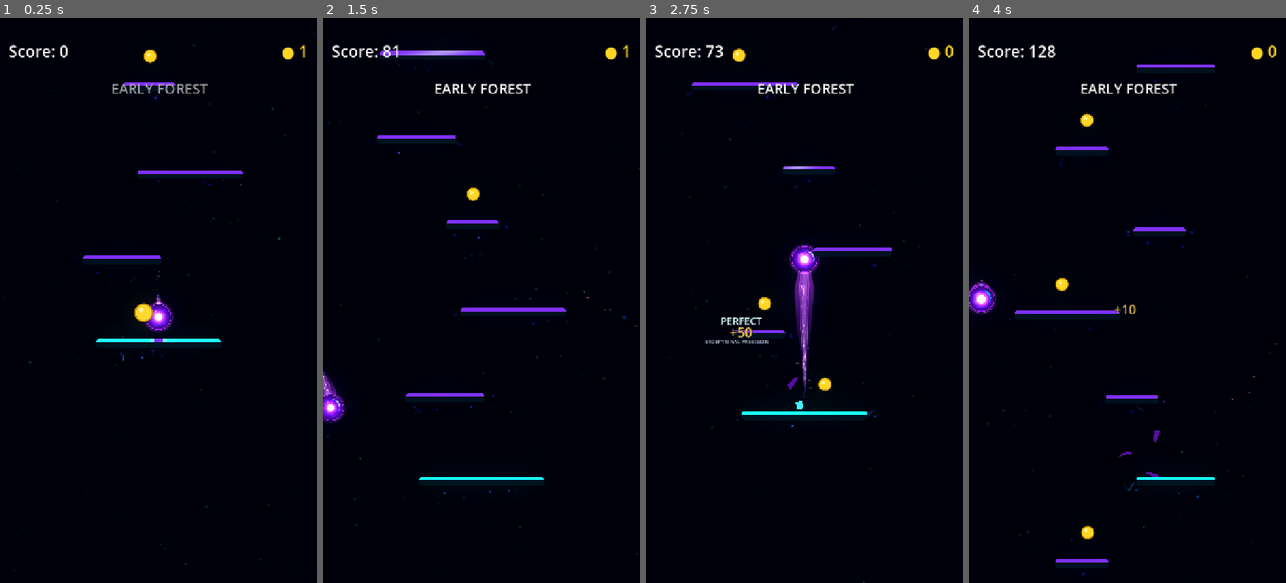
Above: before the commit, frames 1-4 (left to right).
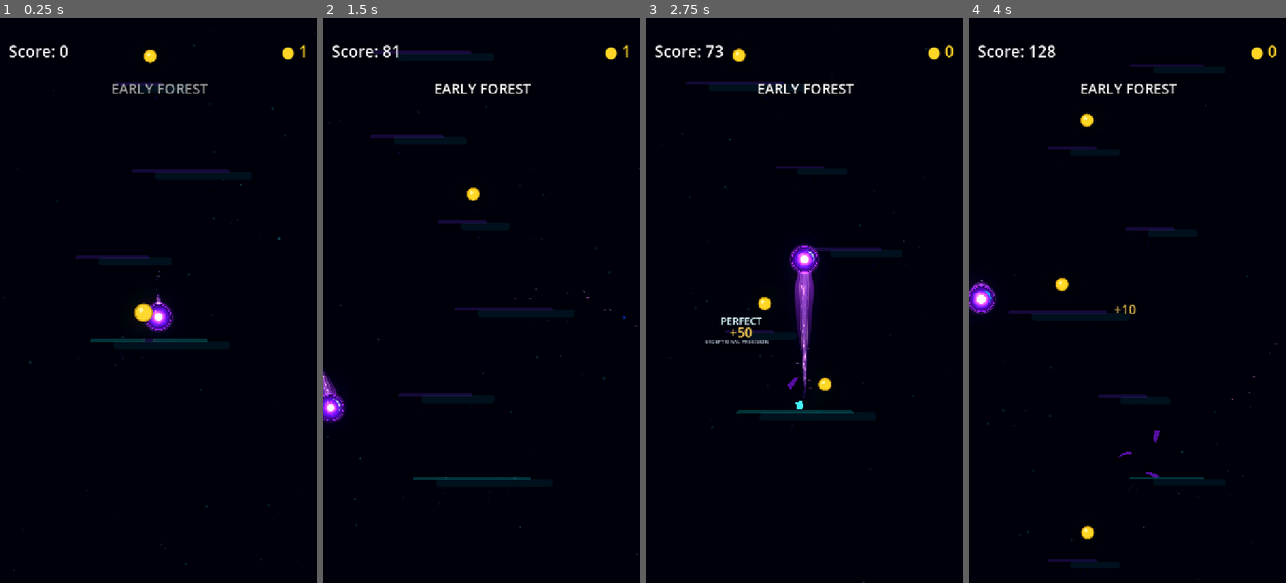
Above: after the commit, the same moments.

Repository: Kryodo/TowerJump
Game: Godot game, scene res://scenes/main.tscn
Two runs of this game, one before a commit and one after it. Both use one fixed random seed, a clock stepped at 60 frames per second and the inputs below.
Inputs (mouse positions are in pixels of both pictures, inside the frame that each line leads up to):
- Up to frame 1 (0.25 s): no input
- Up to frame 2 (1.5 s): move the mouse to (551, 272) at 0.52 s; hold Right (ui_right) 0.53-1.25 s; click (551, 272) at 0.67 s; drag from (418, 328) to (471, 193) at 1.27 s
- Up to frame 3 (2.75 s): click "Nochmal spielen" at 2 s
- Up to frame 4 (4 s): move the mouse to (1159, 176) at 2.77 s; hold Right (ui_right) 2.78-3.5 s; drag from (1111, 413) to (1060, 193) at 3.52 s

The runs differ from the first frame. In frame 1, 0.9% of the frame differs, in the area x 23-77%, y 11-61%; in frame 2, 1.3%, in the area x 14-77%, y 5-85%; in frame 3, 1.0%; in frame 4, 1.1%.

Commit message:
Add visual-only platform assembly states

Diff:
--- a/scripts/platform.gd
+++ b/scripts/platform.gd
@@ -27,6 +27,11 @@
 
 @export_group("Spring")
 @export var spring_multiplier: float = 1.75
+
+@export_group("Forward Assembly Prototype")
+@export_range(0.20, 0.90, 0.05) var assembly_duration: float = 0.46
+@export_range(0.05, 0.40, 0.05) var assembly_preview_alpha: float = 0.18
+@export_range(8.0, 56.0, 2.0) var assembly_slide_distance: float = 30.0
 
 const NEON_COLOR := Color(0.0, 0.65, 0.90, 1.0)
 const PLATFORM_BODY_COLOR := Color("#0B111B")
@@ -70,6 +75,8 @@
 # owns targeting/prediction; the platform only exposes a visual adapter.
 var _landing_approach: LandingApproachState = LandingApproachState.new()
 var _landing_confirmation_tween: Tween = null
+var _assembly_tween: Tween = null
+var _is_assembled: bool = true
 var _resonance_field: Node2D = null
 var _last_landing_world_x: float = 0.0
 var _idle_sheen_delay: float = -1.0
@@ -232,7 +239,7 @@
 
 
 func _is_idle_sheen_allowed() -> bool:
-	if not visible or _broken or _is_breaking:
+	if not visible or _broken or _is_breaking or not _is_assembled:
 		return false
 	if _landing_approach.progress > 0.0001:
 		return false
@@ -279,8 +286,16 @@
 func spawn_as(
 	type: PlatformType,
 	new_position: Vector2,
-	new_width_scale: float = 1.0
+	new_width_scale: float = 1.0,
+	start_assembled: bool = false
 ) -> void:
+	if _assembly_tween != null and _assembly_tween.is_valid():
+		_assembly_tween.kill()
+	_assembly_tween = null
+	if _landing_confirmation_tween != null and _landing_confirmation_tween.is_valid():
+		_landing_confirmation_tween.kill()
+	_landing_confirmation_tween = null
+
 	spawn_generation += 1
 	platform_type = type
 	width_scale = new_width_scale
@@ -300,7 +315,111 @@
 	visible = true
 
 	_apply_geometry()
+	if start_assembled:
+		_set_assembled_pose()
+	else:
+		_set_assembly_preview_pose()
 	_schedule_idle_sheen()
+
+
+func is_assembly_pending() -> bool:
+	if _is_assembled:
+		return false
+	if _assembly_tween != null and _assembly_tween.is_valid() and _assembly_tween.is_running():
+		return false
+	return true
+
+
+func begin_assembly(delay_seconds: float = 0.0) -> void:
+	if _is_assembled or not visible or _broken or _is_breaking:
+		return
+	if _assembly_tween != null and _assembly_tween.is_valid() and _assembly_tween.is_running():
+		return
+
+	_assembly_tween = create_tween()
+	if delay_seconds > 0.0:
+		_assembly_tween.tween_interval(delay_seconds)
+
+	var duration: float = maxf(assembly_duration, 0.05)
+	_assembly_tween.tween_property(
+		_visual,
+		"position",
+		Vector2.ZERO,
+		duration
+	).set_trans(Tween.TRANS_CUBIC).set_ease(Tween.EASE_OUT)
+	_assembly_tween.parallel().tween_property(
+		_visual,
+		"scale",
+		Vector2.ONE,
+		duration
+	).set_trans(Tween.TRANS_BACK).set_ease(Tween.EASE_OUT)
+	_assembly_tween.parallel().tween_property(
+		self,
+		"modulate",
+		Color.WHITE,
+		duration * 0.88
+	).set_trans(Tween.TRANS_CUBIC).set_ease(Tween.EASE_OUT)
+	_assembly_tween.parallel().tween_property(
+		_neon_edge,
+		"position",
+		Vector2.ZERO,
+		duration * 0.80
+	).set_delay(minf(duration * 0.12, 0.07)).set_trans(
+		Tween.TRANS_CUBIC
+	).set_ease(Tween.EASE_OUT)
+	_assembly_tween.parallel().tween_property(
+		_neon_edge,
+		"scale",
+		Vector2.ONE,
+		duration * 0.78
+	).set_delay(minf(duration * 0.12, 0.07)).set_trans(
+		Tween.TRANS_BACK
+	).set_ease(Tween.EASE_OUT)
+	_assembly_tween.tween_callback(_finish_assembly)
+
+
+func _set_assembled_pose() -> void:
+	_is_assembled = true
+	modulate = Color.WHITE
+	_visual.position = Vector2.ZERO
+	_neon_edge.position = Vector2.ZERO
+	_visual.scale = Vector2.ONE
+	_neon_edge.scale = Vector2.ONE
+
+
+func _set_assembly_preview_pose() -> void:
+	_is_assembled = false
+	var slide: float = maxf(assembly_slide_distance, 0.0)
+	var body_offset: Vector2 = Vector2.ZERO
+	var edge_offset: Vector2 = Vector2.ZERO
+
+	# Alternate assembly directions so the tower feels constructed from
+	# different approaches, while each platform keeps a deterministic motion.
+	match spawn_generation % 4:
+		0:
+			body_offset = Vector2(-slide, -slide * 0.12)
+			edge_offset = Vector2(slide * 0.72, slide * 0.08)
+		1:
+			body_offset = Vector2(slide, slide * 0.10)
+			edge_offset = Vector2(-slide * 0.72, -slide * 0.06)
+		2:
+			body_offset = Vector2(-slide * 0.10, -slide * 0.62)
+			edge_offset = Vector2(slide * 0.08, slide * 0.52)
+		_:
+			body_offset = Vector2(slide * 0.08, slide * 0.62)
+			edge_offset = Vector2(-slide * 0.06, -slide * 0.52)
+
+	_visual.position = body_offset
+	_neon_edge.position = edge_offset
+	_visual.scale = Vector2(0.92, 0.86)
+	_neon_edge.scale = Vector2(0.94, 0.90)
+	modulate = Color(1.0, 1.0, 1.0, clampf(assembly_preview_alpha, 0.05, 0.45))
+
+
+func _finish_assembly() -> void:
+	_set_assembled_pose()
+	_assembly_tween = null
+
 
 func on_ball_landed(landing_world_x: float) -> float:
 	# Preserve the physical contact point for the visual response that follows
